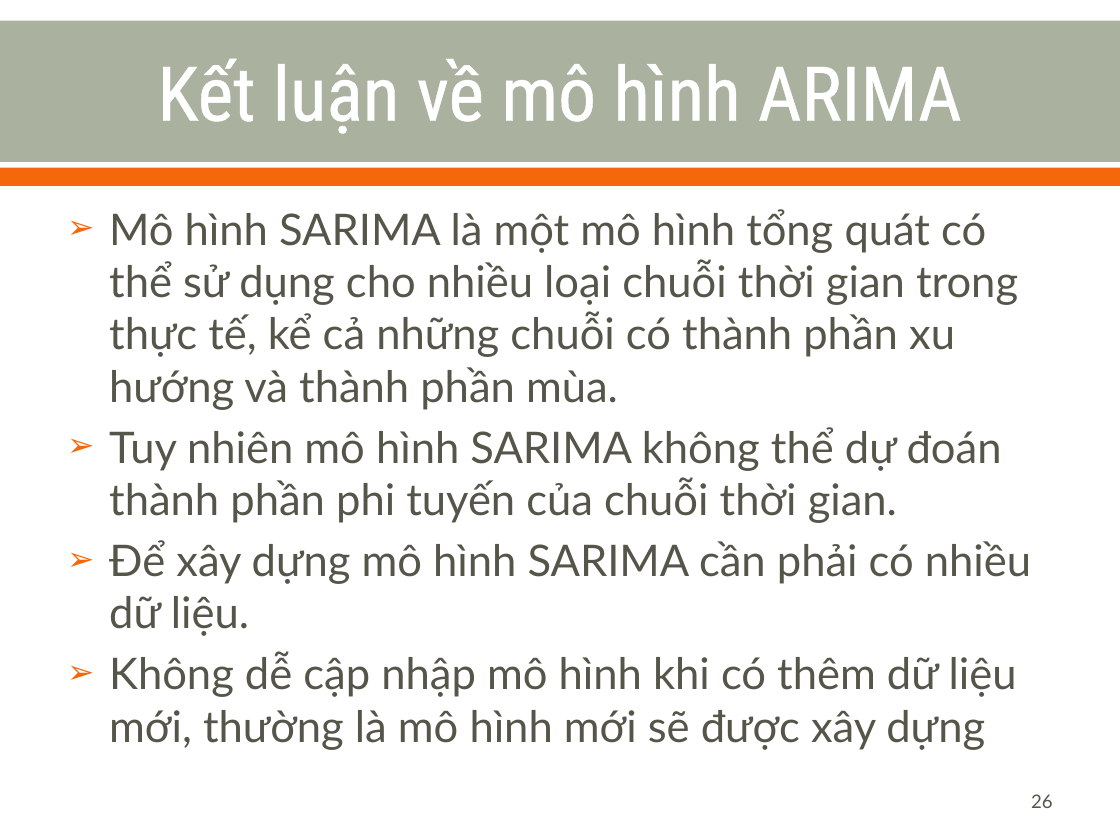
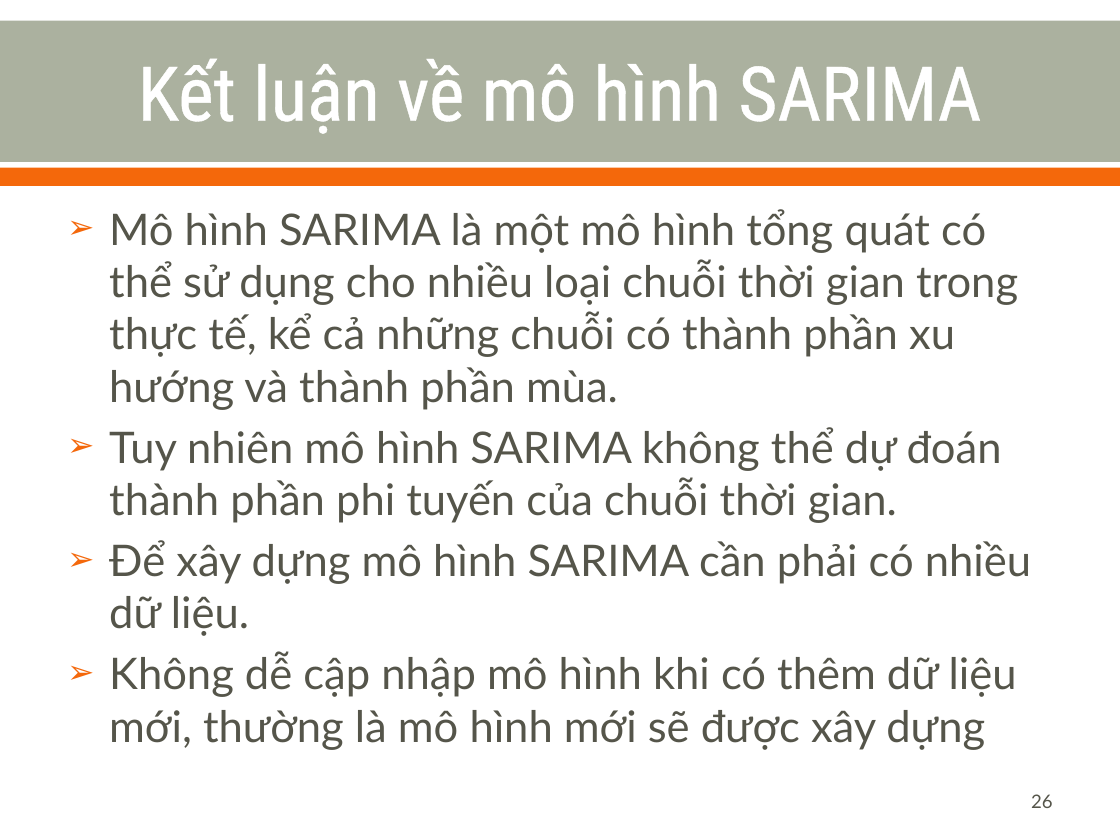
Before and after one commit to nvtthai/forecast-time-series, a slide deck: slide 26 of Report/Presentation.ppt. Drawn at 1120x840 pixels with LibreOffice and Linux fonts; fonts in the diff are those of the drawing. Boxes give left, top, right and bottom in pixels: in the first picture for what was removed or moved away, otherwise in the second. Text is boxed around its words. In the diff, an @@ line names an element or a change of style, - is before the commit and + after.

```diff
--- a/Report/Presentation.ppt
+++ b/Report/Presentation.ppt
@@ title at <box>138,58,981,134</box>: text changed @@
-Kết luận về mô hình ARIMA
+Kết luận về mô hình SARIMA
```
Also in this commit, not shown: 10 other slides changed.
